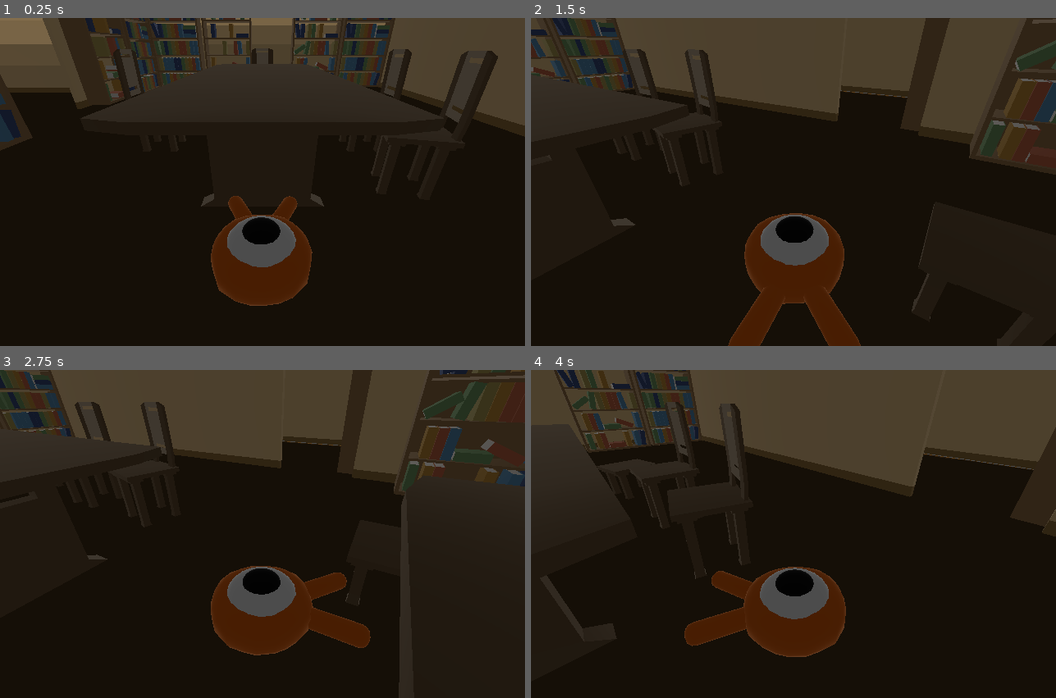
Above: before the commit, frames 1-4 (two rows, left to right).
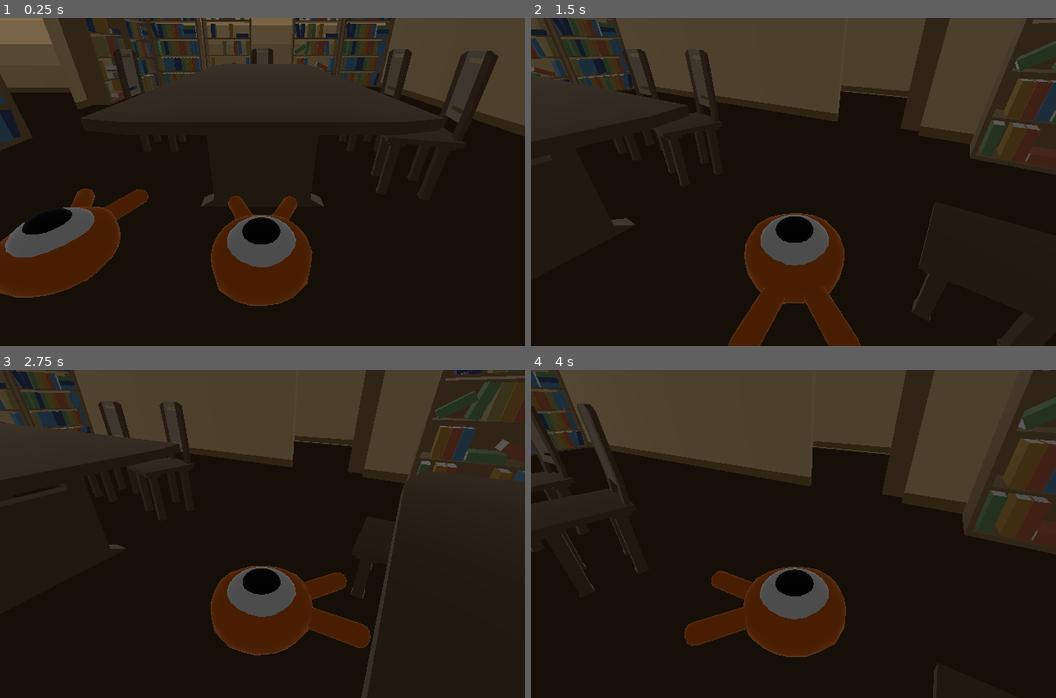
Above: after the commit, the same moments.

Repository: selinanatschke/3dprog
Game: Godot game, scene res://Map/Map.tscn
Two runs of this game, one before a commit and one after it. Both use one fixed random seed, a clock stepped at 60 frames per second and the inputs below. This scene is started directly instead of the project's main scene.
Inputs:
- Up to frame 1 (0.25 s): no input
- Up to frame 2 (1.5 s): tap Enter at 0.5 s; hold Right (move_right) 0.53-1.28 s; hold Down (move_back) from 1.28 s (still down)
- Up to frame 3 (2.75 s): release Down (move_back) at 2.03 s; hold Right (move_right) from 2.03 s (still down)
- Up to frame 4 (4 s): release Right (move_right) at 2.78 s; hold Up (move_forward) 2.78-3.53 s; hold Left (move_left) from 3.53 s (still down)

The runs differ from the first frame. In frame 1, 5.1% of the frame differs, in the area x 0-95%, y 0-86%; in frame 2, 0.2%; in frame 3, 7.3%; in frame 4, 19%, in the area x 0-100%, y 0-100%.

Commit message:
players can see each others motions but they use the same camera

Diff:
--- /dev/null
+++ b/multiplayer_pong/Map/Map.gd
@@ -0,0 +1,27 @@
+extends Node
+
+signal game_finished()
+
+const SCORE_TO_WIN = 10
+
+var score_left = 0
+var score_right = 0
+
+onready var player2 = $Player2
+
+
+func _ready():
+	# By default, all nodes in server inherit from master,
+	# while all nodes in clients inherit from puppet.
+	# set_network_master is tree-recursive by default.
+	if get_tree().is_network_server():
+		# For the server, give control of player 2 to the other peer.
+		player2.set_network_master(get_tree().get_network_connected_peers()[0])
+	else:
+		# For the client, give control of player 2 to itself.
+		player2.set_network_master(get_tree().get_network_unique_id())
+
+	print("Unique id: ", get_tree().get_network_unique_id())
+
+func _on_ExitGame_pressed():
+	emit_signal("game_finished")
--- a/multiplayer_pong/Map/Map.tscn
+++ b/multiplayer_pong/Map/Map.tscn
@@ -8,6 +8,7 @@
 [ext_resource path="res://blender/table/table.tscn" type="PackedScene" id=6]
 [ext_resource path="res://blender/stool/stool.tscn" type="PackedScene" id=7]
 [ext_resource path="res://blender/bookshelf_full/bookshelf_full.tscn" type="PackedScene" id=8]
+[ext_resource path="res://Map/Map.gd" type="Script" id=9]
 
 [sub_resource type="BoxShape" id=1]
 extents = Vector3( 15, 1, 30 )
@@ -51,13 +52,18 @@
 size = Vector3( 20, 2, 20 )
 
 [node name="Main" type="Node"]
+script = ExtResource( 9 )
 
 [node name="DirectionalLight" type="DirectionalLight" parent="."]
 transform = Transform( 1, 0, 0, 0, 0.216337, 0.976319, 0, -0.976319, 0.216337, 0, 16, 0 )
 shadow_enabled = true
 shadow_bias = -8.609
 
-[node name="Player" parent="." instance=ExtResource( 2 )]
+[node name="Player1" parent="." instance=ExtResource( 2 )]
+transform = Transform( 1, 0, 0, 0, 1, 0, 0, 0, 1, -4, 1, 0 )
+
+[node name="Player2" parent="." instance=ExtResource( 2 )]
+transform = Transform( 1, 0, 0, 0, 1, 0, 0, 0, 1, 0, 1, 0 )
 
 [node name="CameraPivot" type="Position3D" parent="."]
 
@@ -341,3 +347,15 @@
 transform = Transform( -1, 0, 3.14722e-07, 0, 1, 0, -8.74228e-08, 0, -3.6, 34.6799, 0, 19.8261 )
 
 [node name="Bookshelf" type="Spatial" parent="Room4"]
+
+[node name="ExitGame" type="Button" parent="."]
+visible = false
+margin_left = 280.0
+margin_top = 340.0
+margin_right = 360.0
+margin_bottom = 360.0
+size_flags_horizontal = 2
+size_flags_vertical = 2
+text = "Exit Game"
+
+[connection signal="pressed" from="ExitGame" to="." method="_on_ExitGame_pressed"]
--- a/multiplayer_pong/logic/lobby.gd
+++ b/multiplayer_pong/logic/lobby.gd
@@ -29,7 +29,8 @@
 # Callback from SceneTree.
 func _player_connected(_id):
 	# Someone connected, start the game!
-	var pong = load("res://pong.tscn").instance()
+	#var pong = load("res://pong.tscn").instance()
+	var pong = load("res://Map/Map.tscn").instance()
 	# Connect deferred so we can safely erase it from the callback.
 	pong.connect("game_finished", self, "_end_game", [], CONNECT_DEFERRED)
 
--- a/multiplayer_pong/player/Player.gd
+++ b/multiplayer_pong/player/Player.gd
@@ -9,55 +9,69 @@
 const ACCELERATION = 3
 const DE_ACCELERATION = 5
 
+puppet var puppet_pos = Vector3()
+puppet var puppet_dir = Vector3()
+
 func _ready():
+
 	character = get_node(".")
 	# Set an initial rotation for the character
 	character.rotation_degrees.y = 180  # TODO fix wrong direction
+	puppet_pos = translation
 
 func _physics_process(delta):
-	camera = get_node("target/Camera").get_global_transform()
 	var dir = Vector3()
 
-	var is_moving = false
+	if is_network_master():
+		camera = get_node("target/Camera").get_global_transform()
 
-	if Input.is_action_pressed("move_forward"):
-		dir += -camera.basis.z
-		is_moving = true
-	if Input.is_action_pressed("move_back"):
-		dir += camera.basis.z
-		is_moving = true
-	if Input.is_action_pressed("move_left"):
-		dir += -camera.basis.x
-		is_moving = true
-	if Input.is_action_pressed("move_right"):
-		dir += camera.basis.x
-		is_moving = true
+		var is_moving = false
 
-	dir.y = 0
-	dir = dir.normalized()
+		if Input.is_action_pressed("move_forward"):
+			dir += -camera.basis.z
+			is_moving = true
+		if Input.is_action_pressed("move_back"):
+			dir += camera.basis.z
+			is_moving = true
+		if Input.is_action_pressed("move_left"):
+			dir += -camera.basis.x
+			is_moving = true
+		if Input.is_action_pressed("move_right"):
+			dir += camera.basis.x
+			is_moving = true
 
-	velocity.y += delta * gravity
+		dir.y = 0
+		dir = dir.normalized()
 
-	var hv = velocity
-	hv.y = 0
+		velocity.y += delta * gravity
 
-	var new_pos = dir * SPEED
-	var accel = DE_ACCELERATION
+		var hv = velocity
+		hv.y = 0
 
-	if (dir.dot(hv) > 0):
-		accel = ACCELERATION
+		var new_pos = dir * SPEED
+		var accel = DE_ACCELERATION
 
-	hv = hv.linear_interpolate(new_pos, accel * delta)
+		if (dir.dot(hv) > 0):
+			accel = ACCELERATION
 
-	velocity.x = hv.x
-	velocity.z = hv.z
+		hv = hv.linear_interpolate(new_pos, accel * delta)
 
-	velocity = move_and_slide(velocity, Vector3(0,1,0))
+		velocity.x = hv.x
+		velocity.z = hv.z
 
-	if is_moving:
-		# Rotate player to direction
-		var angle = atan2(dir.x, dir.z)
-		var char_rot = character.get_rotation()
+		move_and_slide(velocity, Vector3(0,1,0))
 
-		char_rot.y = angle
-		character.rotation_degrees.y = angle * 180 / PI  # Update the character's rotation
+		if is_moving:
+			# Rotate player to direction
+			var angle = atan2(dir.x, dir.z)
+			var char_rot = character.get_rotation()
+
+			char_rot.y = angle
+			character.rotation_degrees.y = angle * 180 / PI  # Update the character's rotation
+
+		rset("puppet_motion", dir)
+		rset("puppet_pos", translation)
+	else:
+		translation = puppet_pos
+		dir = puppet_dir
+		move_and_slide(dir * velocity)
--- a/multiplayer_pong/pong.tscn
+++ b/multiplayer_pong/pong.tscn
@@ -12,9 +12,6 @@
 margin_right = 640.0
 margin_bottom = 400.0
 color = Color( 0.141176, 0.152941, 0.164706, 1 )
-__meta__ = {
-"_edit_use_anchors_": false
-}
 
 [node name="Separator" type="Sprite" parent="."]
 position = Vector2( 320, 200 )
Not shown: 1 places in multiplayer_pong/Map/Map.tscn that only renumber resources
